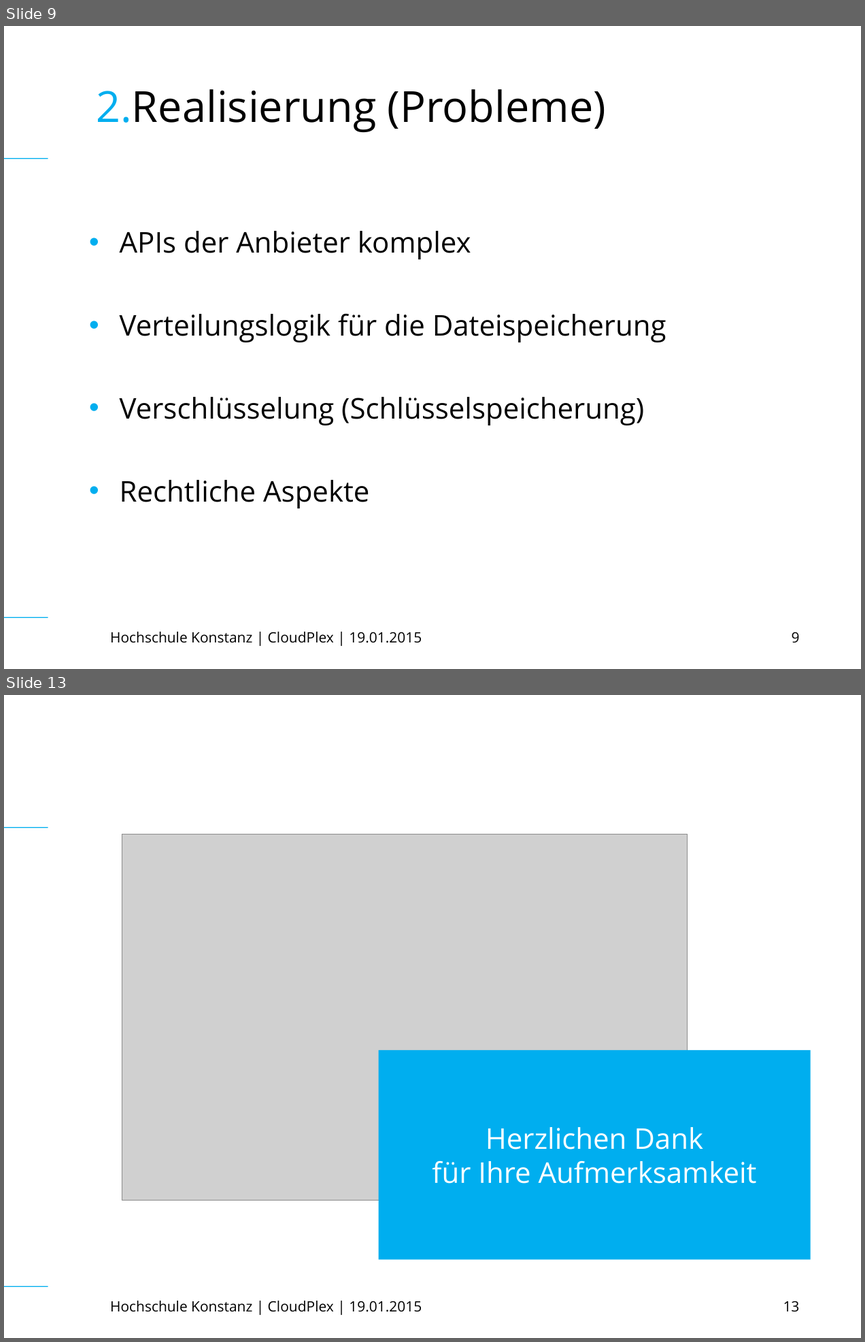
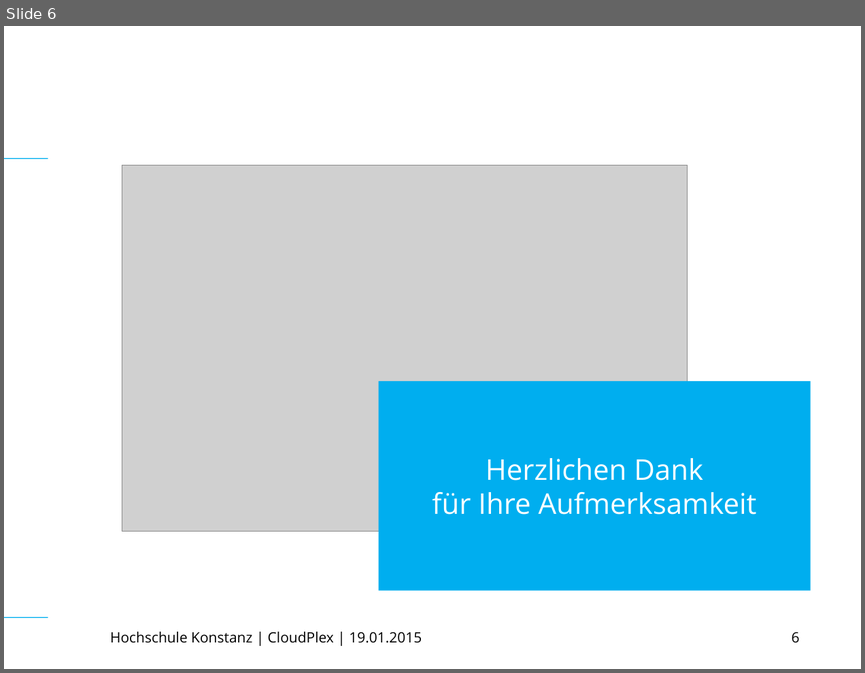
Before and after one commit to TuemmlerKon/web-tech, a slide deck: praesentation/WebTech (Final).ppt. Shown one above the other, each under a label of ours: slides 9 and 13 before the commit, slide 6 after it; the slides between them are not shown. The pictures are 865x1342 and 865x673 pixels, drawn with LibreOffice and Linux fonts; fonts in the diff are those of the drawing; grey boxes stand for pictures. Boxes give left, top, right and bottom in pixels: in the first picture for what was removed or moved away, otherwise in the second. Text is boxed around its words. In the diff, an @@ line names an element or a change of style, - is before the commit and + after.

```diff
--- a/praesentation/WebTech (Final).ppt
+++ b/praesentation/WebTech (Final).ppt
@@ slide 9 removed at <box>4,26,861,669</box>, background #FFFFFF; not listed: 2 template elements that a slide beside it also shows @@
@@ title removed at <box>96,89,606,132</box> @@
-2.Realisierung (Probleme)
@@ text removed at <box>120,231,666,508</box> @@
-• APIs der Anbieter komplex
-• Verteilungslogik für die Dateispeicherung
-• Verschlüsselung (Schlüsselspeicherung)
-• Rechtliche Aspekte
@@ text removed at <box>110,631,422,643</box> @@
-Hochschule Konstanz | CloudPlex | 19.01.2015
@@ page number removed at <box>791,632,800,643</box> @@
-9
@@ what was slide 13 is now slide 6 @@
@@ page number at <box>791,631,800,643</box>: text changed @@
-13
+6
```
Also in this commit, not shown: 4 slides changed, 1 slide added, 7 other slides removed.
